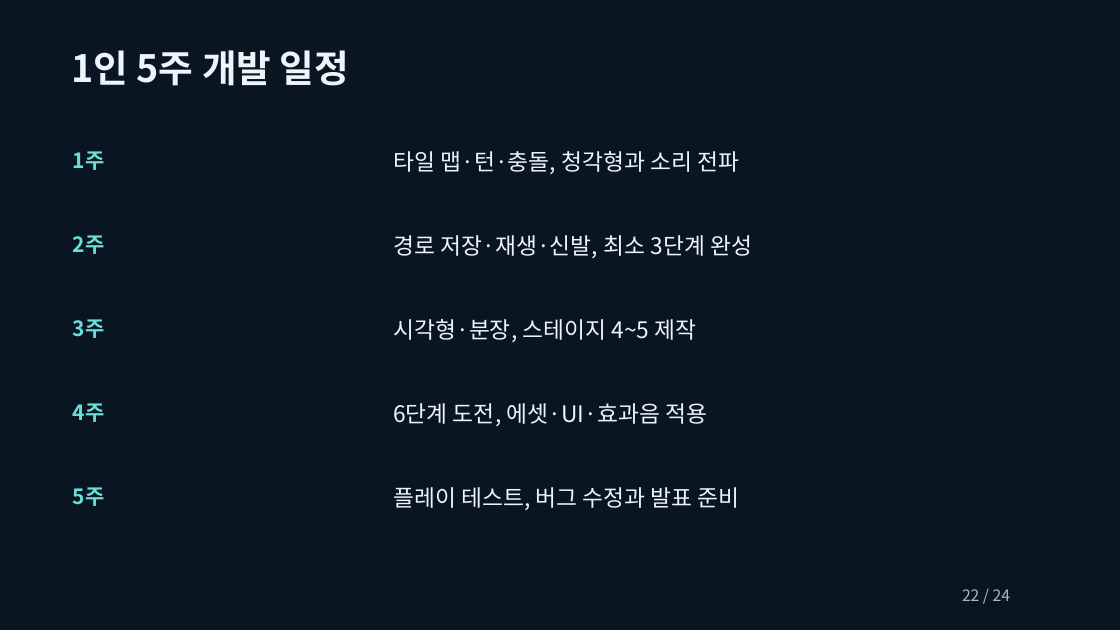
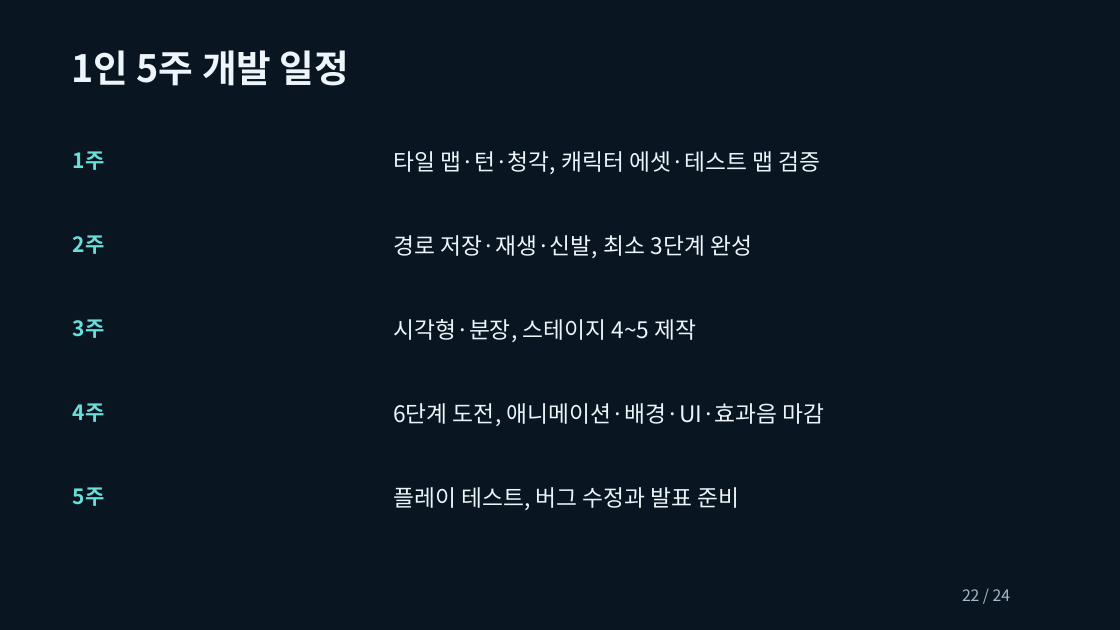
Before and after one commit to junhwijunhwi/sound-thief-submission, a slide deck: slide 22 of 소리도둑_상세기획_5주_박준휘.pptx. Drawn at 1120x630 pixels with LibreOffice and Linux fonts; fonts in the diff are those of the drawing. Boxes give left, top, right and bottom in pixels: in the first picture for what was removed or moved away, otherwise in the second. Text is boxed around its words. In the diff, an @@ line names an element or a change of style, - is before the commit and + after.

Commit message:
기획서와 발표 자료에 1주차 에셋 검증 일정 반영

```diff
--- a/소리도둑_상세기획_5주_박준휘.pptx
+++ b/소리도둑_상세기획_5주_박준휘.pptx
@@ text at bbox=[393, 151, 820, 174]: text changed @@
-타일 맵·턴·충돌, 청각형과 소리 전파
+타일 맵·턴·청각, 캐릭터 에셋·테스트 맵 검증
@@ text at bbox=[393, 403, 825, 426]: text changed @@
-6단계 도전, 에셋·UI·효과음 적용
+6단계 도전, 애니메이션·배경·UI·효과음 마감
```
Also in this commit, not shown: 1 other file.
